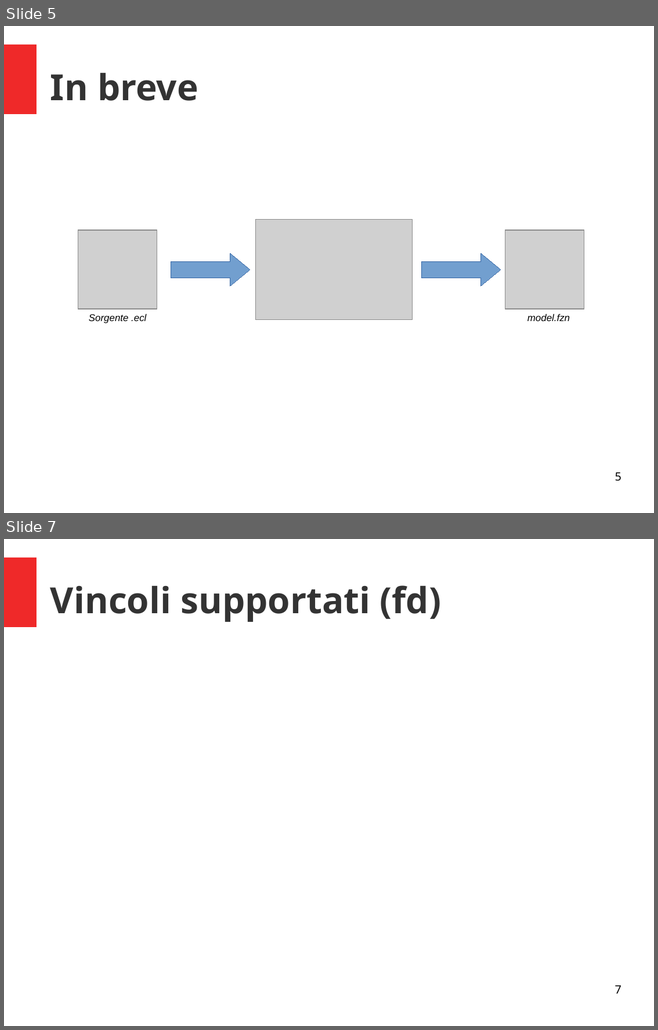
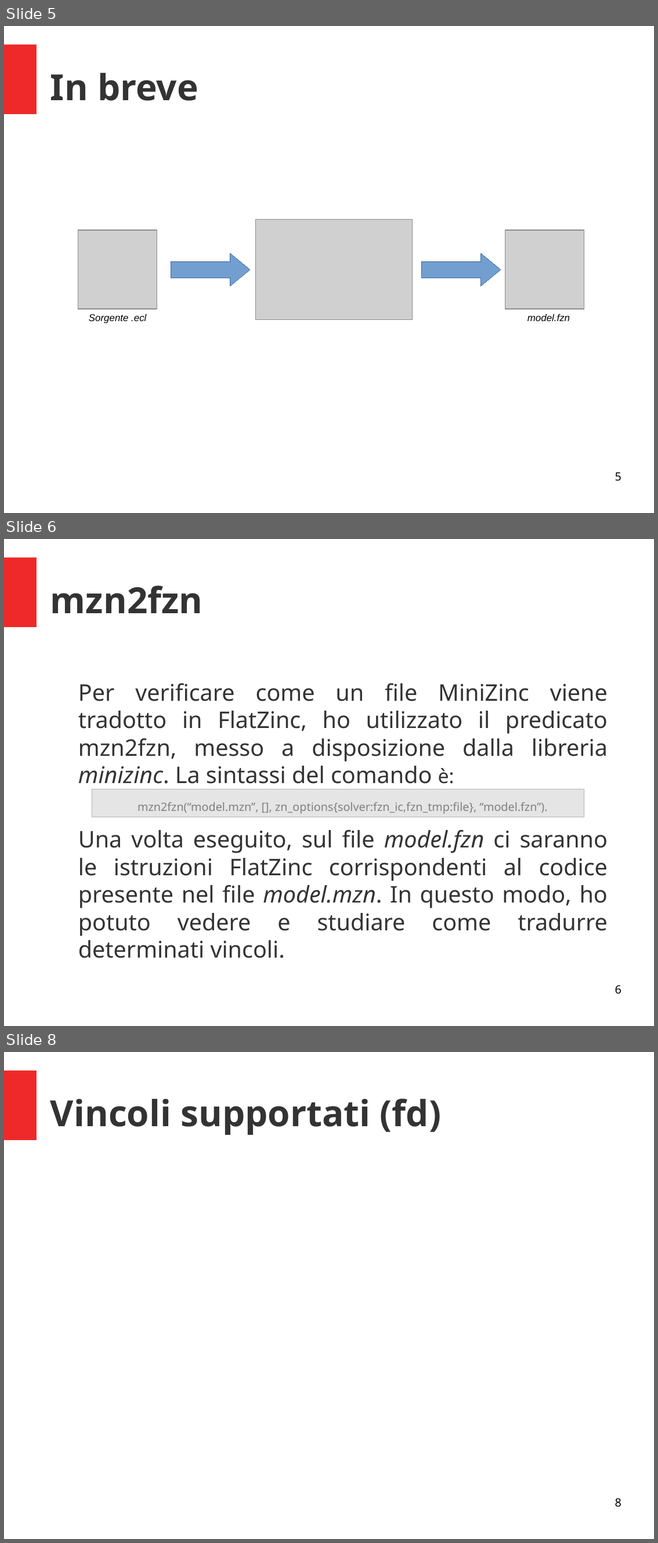
Before and after one commit to padovanl/eclipse2flatzinc, a slide deck: presentazione.odp. Shown one above the other, each under a label of ours: slides 5 and 7 before the commit, slides 5, 6 and 8 after it; the slides between them are not shown. The pictures are 658x1030 and 658x1543 pixels, drawn with LibreOffice and Linux fonts; fonts in the diff are those of the drawing; grey boxes stand for pictures. Boxes give left, top, right and bottom in pixels: in the first picture for what was removed or moved away, otherwise in the second. Text is boxed around its words. In the diff, an @@ line names an element or a change of style, - is before the commit and + after.

```diff
--- a/presentazione.odp
+++ b/presentazione.odp
@@ slide 6 added at <box>4,539,654,1026</box>, background #FFFFFF; not listed: 1 template element that a slide beside it also shows @@
@@ title added at <box>50,585,203,613</box>, 44 pt, text #333333, bold @@
+mzn2fzn
@@ text added at <box>78,683,607,958</box>, 28 pt, text #333333 @@
+Per verificare come un file MiniZinc viene tradotto in FlatZinc, ho utilizzato il predicato mzn2fzn, messo a disposizione dalla libreria minizinc. La sintassi del comando è:
+mzn2fzn(“model.mzn”, [], zn_options{solver:fzn_ic,fzn_tmp:file}, “model.fzn”).
+Una volta eseguito, sul file model.fzn ci saranno le istruzioni FlatZinc corrispondenti al codice presente nel file model.mzn. In questo modo, ho potuto vedere e studiare come tradurre determinati vincoli.
@@ rectangle added at <box>92,790,585,817</box>, fill #CCCCCC at 50% opacity, outline #B2B2B2 0 pt @@
@@ page number added at <box>615,985,621,994</box>, 14 pt, text #000000 @@
+6
@@ what was slide 7 is now slide 8 @@
@@ page number at <box>615,1498,621,1507</box>: text changed @@
-7
+8
```
Also in this commit, not shown: 1 other slide added, 1 slide removed, 1 other file.
